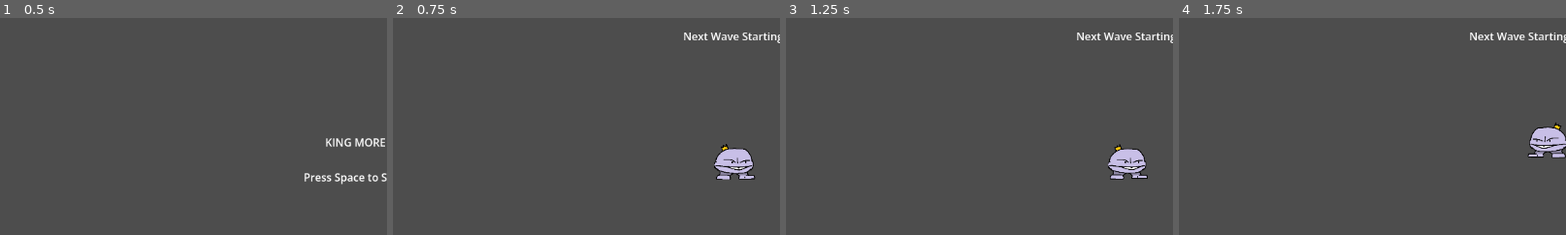
Above: before the commit, frames 1-4 (left to right).
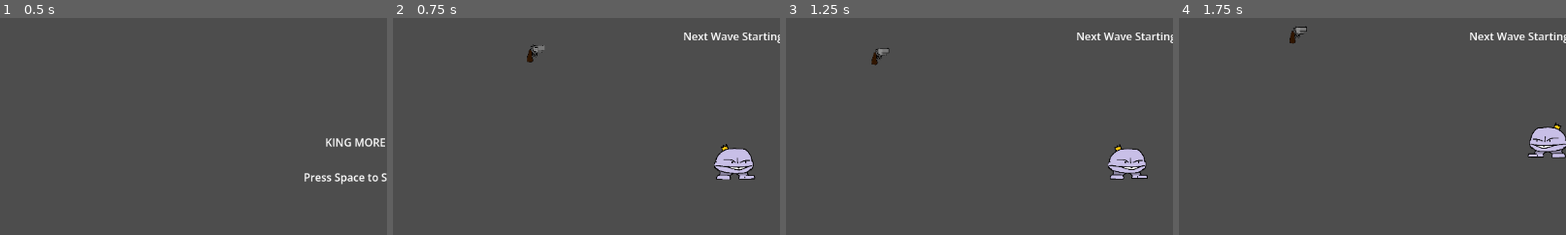
Above: after the commit, the same moments.

Repository: ryan-don31/King-More
Game: Godot game, scene res://scenes/screens/MenuScreen.tscn
Two runs of this game, one before a commit and one after it. Both use one fixed random seed, a clock stepped at 60 frames per second and the inputs below. The engine's default icon, where the game draws it, is replaced by a stand-in: a white triangle on a blue panel in a dark square.
Inputs (mouse positions are % of the whole screen's width and height, from its top left):
- Up to frame 1 (0.5 s): no input
- Up to frame 2 (0.75 s): tap Space at 0.5 s; move the mouse to (72, 45) at 0.52 s; press the mouse at (72, 45) at 0.53 s; hold D (move_right) from 0.53 s (still down)
- Up to frame 3 (1.25 s): keep holding D (move_right); tap Space at 0.77 s
- Up to frame 4 (1.75 s): release D (move_right) at 1.25 s; release the mouse at (72, 45) at 1.25 s; drag from (30, 55) to (45, 70) at 1.27 s
The pictures show only the part of the screen within x 4-54%, y 17-67%; the shares and areas given below are measured in that part.

Frame 1 is identical in both runs. In frame 2, 0.2% of the frame differs, in the area x 34-40%, y 12-21%; in frame 3, 0.2%; in frame 4, 0.2%.

Commit message:
Fixed some item spawning issues

Diff:
--- a/king-more/scenes/enemies/basic_enemy.gd
+++ b/king-more/scenes/enemies/basic_enemy.gd
@@ -73,7 +73,7 @@
 
 	if current_health <= 0:
 		if item_drop:
-			ItemSpawner.spawn(item_drop, position, self)
+			ItemSpawner.spawn(item_drop, position)
 		queue_free()
 
 func _on_hit_box_body_entered(body: Node2D) -> 	void:
--- a/king-more/scenes/enemies/range_enemy.gd
+++ b/king-more/scenes/enemies/range_enemy.gd
@@ -109,7 +109,7 @@
 
 	if current_health <= 0:
 		if item_drop:
-			ItemSpawner.spawn(item_drop, position, self)
+			ItemSpawner.spawn(item_drop, position)
 		queue_free()
 
 func _on_hit_box_body_entered(body: Node2D) -> void:
--- a/king-more/scenes/levels/game_manager.gd
+++ b/king-more/scenes/levels/game_manager.gd
@@ -33,7 +33,7 @@
 	GameState.is_transitioning = false
 	GameState.total_waves = max_waves
 
-	spawn_starting_wep()
+	call_deferred("spawn_starting_wep")
 
 	if not enemy_scene:
 		push_error("Enemy scene is empty!")
@@ -171,8 +171,7 @@
 	var fire_rate = 0.75
 	var starting_wep: ItemInstance = ItemSpawner.generate_weapon(weapon_type, weapon_name, damage, fire_rate)
 
-	print("Hello")
-	ItemSpawner.spawn(starting_wep, Vector2(100,100), level_scene)
+	ItemSpawner.spawn(starting_wep, Vector2(256,128))
 
 func _on_enemy_died() -> void:
 	if GameState.is_transitioning:
--- a/king-more/scenes/levels/level.tscn
+++ b/king-more/scenes/levels/level.tscn
@@ -63,12 +63,11 @@
 [node name="Sprite2D" type="Sprite2D" parent="SpawnPoints/SpawnPoint3" unique_id=1710347441]
 texture = ExtResource("4_d4w6o")
 
-[node name="GameManager" parent="." unique_id=2111597040 node_paths=PackedStringArray("spawn_points_container", "level_scene") instance=ExtResource("3_xb4v1")]
+[node name="GameManager" parent="." unique_id=2111597040 node_paths=PackedStringArray("spawn_points_container") instance=ExtResource("3_xb4v1")]
 enemy_scene = ExtResource("4_xb4v1")
 ranged_enemy_scene = ExtResource("7_mbbpy")
 boss_enemy_scene = ExtResource("9_icy5c")
 spawn_points_container = NodePath("../SpawnPoints")
-level_scene = NodePath("..")
 base_enemies_per_wave = 3
 enemies_per_wave_increase = 3
 grace_period = 10.0
--- a/king-more/scripts/player/player.gd
+++ b/king-more/scripts/player/player.gd
@@ -43,14 +43,17 @@
 func use():
 	var item = inventory.selected_item
 
-	if(item.weapon_type):
-		match item.weapon_type:
+	print(item)
+
+	if(item.item_type):
+		match item.item_type:
 			ItemTypes.ItemType.WEAPON_BASIC:
 				var projectile = preload("res://scenes/projectile/projectile.tscn").instantiate()
 				var dir = (get_global_mouse_position() - global_position).normalized()
 				projectile.global_position = global_position
 				projectile.direction = dir
 				projectile.damage = inventory.selected_item.damage + damage_boost
+				print("Getting here")
 				get_tree().current_scene.add_child(projectile)
 
 			ItemTypes.ItemType.WEAPON_LIGHTNING:
--- a/king-more/scripts/systems/debug.gd
+++ b/king-more/scripts/systems/debug.gd
@@ -9,7 +9,7 @@
 	dropped_item.item_type = ItemTypes.ItemType.CROWN_REGEN
 	dropped_item.health_regen = 1.0
 
-	ItemSpawner.spawn(dropped_item, mouse_pos, self)
+	ItemSpawner.spawn(dropped_item, mouse_pos)
 
 func make_random_item(mouse_pos: Vector2):
 	var item_pool = [
--- a/king-more/scripts/systems/item_spawner.gd
+++ b/king-more/scripts/systems/item_spawner.gd
@@ -32,7 +32,7 @@
 	var item_instance = ItemInstance.new()
 	item_instance.name = name
 	item_instance.item_category = ItemTypes.ItemCategory.WEAPON
-	item_instance.item_type = weapon_type
+	item_instance.item_type = ItemTypes.ItemType.WEAPON_BASIC
 	item_instance.damage = damage
 	item_instance.fire_rate = fire_rate
 	return item_instance
@@ -81,8 +81,8 @@
 
 	return item_instance
 
-func spawn(item_instance: ItemInstance, position: Vector2, scene: Node):
+func spawn(item_instance: ItemInstance, position: Vector2):
 	var world_item = WORLD_ITEM_SCENE.instantiate()
 	world_item.item = item_instance
 	world_item.position = position
-	scene.add_child(world_item)
+	get_tree().current_scene.add_child(world_item)
--- a/king-more/scripts/ui/inventory_ui.gd
+++ b/king-more/scripts/ui/inventory_ui.gd
@@ -63,13 +63,11 @@
 		# Mouse released, check if over a slot
 		if hovered_slot:
 			# Drop on hovered slot
-			print("Hovered")
 			inventory.move_item(hovered_slot.slot_type, hovered_slot.slot_index)
 		# Cancel drag if not over a slot
 		_cancel_drag()
 
 func _on_slot_start_drag(item: ItemInstance, slot_type: int, slot_index: int):
-	print("starting drag:", dragged_item)
 	is_dragging = true
 	dragged_item = item
 	inventory.from_type = slot_type
